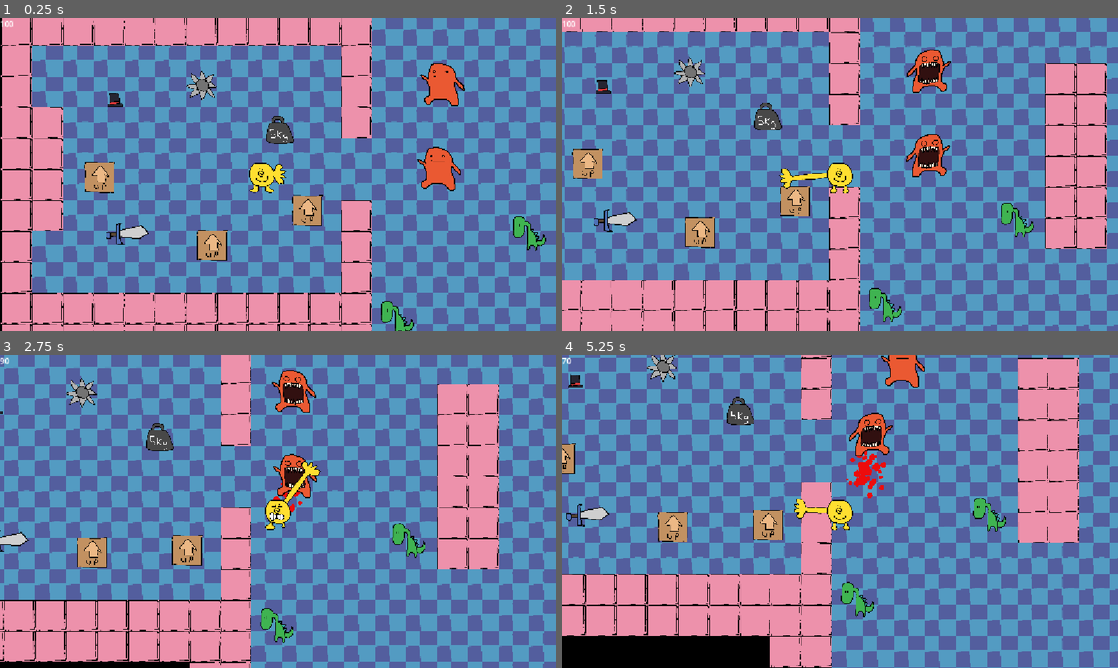
Above: before the commit, frames 1-4 (two rows, left to right).
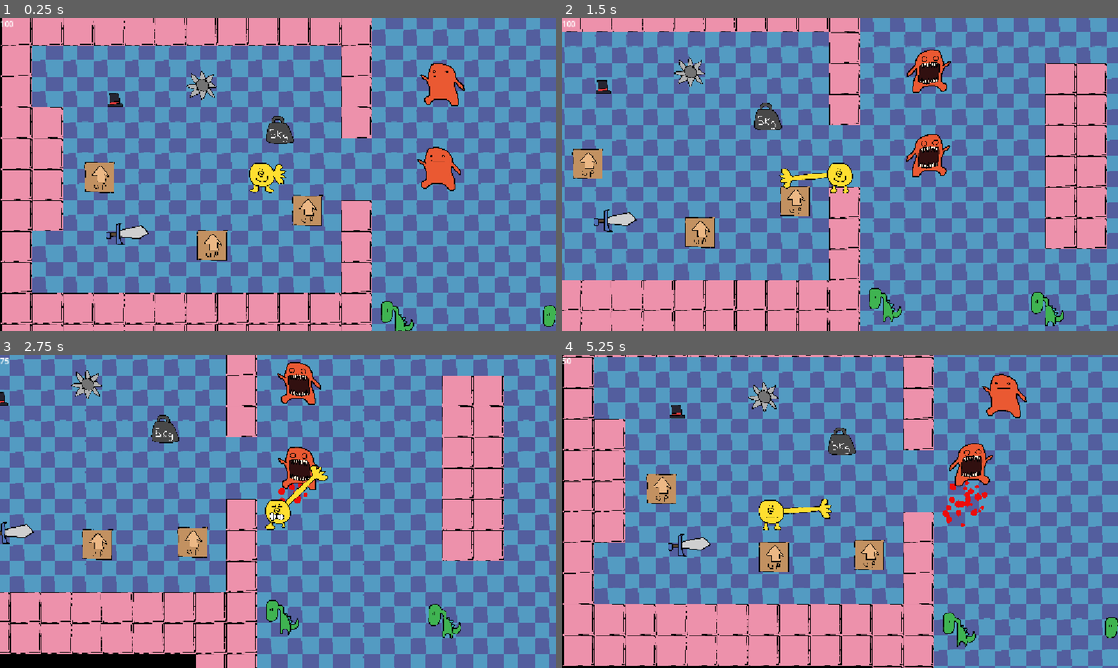
Above: after the commit, the same moments.

Repository: careeoki/yellow-game
Game: Godot game, scene res://levels/test_0.tscn
Same seed, same stepped clock (60 frames per second), same inputs: the game is played once before the commit and once after it.
Inputs (mouse positions are in pixels of both pictures, inside the frame that each line leads up to):
- Up to frame 1 (0.25 s): no input
- Up to frame 2 (1.5 s): tap Enter at 0.5 s; move the mouse to (962, 158) at 0.52 s; hold D (move_right) 0.53-1.28 s; click (962, 158) at 0.6 s; move the mouse to (728, 190) at 1.27 s; hold S (move_down) from 1.28 s (still down); click (728, 190) at 1.35 s
- Up to frame 3 (2.75 s): move the mouse to (333, 442) at 2.02 s; release S (move_down) at 2.03 s; hold D (move_right) from 2.03 s (still down); click (333, 442) at 2.1 s
- Up to frame 4 (5.25 s): move the mouse to (812, 574) at 2.77 s; release D (move_right) at 2.78 s; hold W (move_up) 2.78-3.53 s; click (812, 574) at 2.85 s; move the mouse to (1006, 558) at 3.52 s; hold A (move_left) 3.53-5.03 s; click (1006, 558) at 3.6 s; move the mouse to (673, 464) at 4.27 s; click (673, 464) at 4.35 s; move the mouse to (867, 511) at 5.02 s; hold S (move_down) from 5.03 s (still down); click (867, 511) at 5.1 s

The runs differ from the first frame. In frame 1, 0.5% of the frame differs, in the area x 92-100%, y 63-99%; in frame 2, 0.6%; in frame 3, 50%; in frame 4, 70%, in the area x 0-100%, y 0-100%.

Commit message:
gibs

Diff:
--- a/enemy/monster.tscn
+++ b/enemy/monster.tscn
@@ -250,8 +250,9 @@
 debug_color = Color(0.85776323, 0.35203984, 0.26527506, 0.41960785)
 
 [node name="HurtBox" parent="." unique_id=1365596131 instance=ExtResource("5_fgl01")]
-damage = 10
+damage = 25
 dynamic_knockback = false
+knockback = 1500.0
 
 [node name="CollisionShape2D" type="CollisionShape2D" parent="HurtBox" unique_id=642470824]
 position = Vector2(0, 30)
--- a/gui/dialog/speech_bubble.gd
+++ b/gui/dialog/speech_bubble.gd
@@ -16,7 +16,7 @@
 @onready var dialog: RichTextLabel = $MarginContainer/TextMargins/Dialog
 @onready var margin_container: MarginContainer = $MarginContainer
 @onready var timer: Timer = $Timer
-@onready var audio_stream_player_2d: AudioStreamPlayer2D = $AudioStreamPlayer2D
+@onready var audio_stream_player: AudioStreamPlayer = $AudioStreamPlayer
 @onready var tail_sprite: Sprite2D = $TailSprite
 
 func _ready() -> void:
@@ -72,7 +72,7 @@
 
 func _new_letter_added(l: String) -> void:
 	if not ' !?,.:;"'.contains(l):
-		audio_stream_player_2d.play()
+		audio_stream_player.play()
 	if not '!?,.:;"'.contains(l):
 		start_timer(text_speed)
 	else:
--- a/gui/dialog/speech_bubble.tscn
+++ b/gui/dialog/speech_bubble.tscn
@@ -3,7 +3,7 @@
 [ext_resource type="Script" uid="uid://cjiw4f5hao8ol" path="res://gui/dialog/speech_bubble.gd" id="1_0ei45"]
 [ext_resource type="Texture2D" uid="uid://l2gw7f8s8ipa" path="res://assets/ui/speech_bubble.png" id="2_d6ctv"]
 [ext_resource type="Texture2D" uid="uid://bx6eu6b5bvkbm" path="res://assets/ui/speech_bubble_tail.png" id="3_jtcu2"]
-[ext_resource type="AudioStream" uid="uid://jnlfakd7wel5" path="res://assets/sound/davidsraba-hit-sound.wav" id="4_e4456"]
+[ext_resource type="AudioStream" uid="uid://dffnvjr13u2" path="res://assets/sound/playerhit.mp3" id="4_e4456"]
 
 [node name="SpeechBubble" type="Control" unique_id=1265431834]
 z_index = 5
@@ -59,7 +59,7 @@
 position = Vector2(0, -48)
 texture = ExtResource("3_jtcu2")
 
-[node name="AudioStreamPlayer2D" type="AudioStreamPlayer2D" parent="." unique_id=1227378247]
+[node name="AudioStreamPlayer" type="AudioStreamPlayer" parent="." unique_id=1271999075]
 stream = ExtResource("4_e4456")
 bus = &"Sounds"
 
--- a/gui/player_hud/game_over.gd
+++ b/gui/player_hud/game_over.gd
@@ -3,5 +3,5 @@
 
 func _on_button_pressed() -> void:
 	LevelManager.load_new_level("res://levels/test_0.tscn", "LevelTransition", Vector2(0, 256))
-	PlayerManager.player.update_health(100)
+	PlayerManager.player.revive()
 	hide()
--- a/levels/test_0.tscn
+++ b/levels/test_0.tscn
@@ -56,7 +56,7 @@
 side = 2
 
 [node name="TestNPC" parent="." unique_id=39668024 instance=ExtResource("11_ka8eb")]
-position = Vector2(2841, 560)
+position = Vector2(3094, 1298)
 dialog_text = "You can Eat, a [wave]Burger's[/wave]"
 
 [node name="Hamburger" parent="." unique_id=966205641 instance=ExtResource("12_22mt6")]
@@ -68,3 +68,12 @@
 [node name="TestNPC2" parent="." unique_id=1191112225 instance=ExtResource("11_ka8eb")]
 position = Vector2(1747, 1263)
 dialog_text = "Flip! FLip! Flip thoes burgers! Those burger Dont forget the cheese! Flip those burgers"
+
+[node name="Hamburger3" parent="." unique_id=1928494154 instance=ExtResource("12_22mt6")]
+position = Vector2(2840, 1897)
+
+[node name="Hamburger4" parent="." unique_id=1395758703 instance=ExtResource("12_22mt6")]
+position = Vector2(2663, 2150)
+
+[node name="Hamburger5" parent="." unique_id=723394197 instance=ExtResource("12_22mt6")]
+position = Vector2(2081, 1937)
--- /dev/null
+++ b/objects/gibs/yellow_thing.tscn
@@ -0,0 +1,25 @@
+[gd_scene format=3 uid="uid://q4hs0onjirrj"]
+
+[ext_resource type="PackedScene" uid="uid://c6p3sxv8fttqk" path="res://objects/gibs/yellow_thing/lower_face.tscn" id="1_2xm5t"]
+[ext_resource type="Script" uid="uid://dbwtit1bjttv7" path="res://scripts/gib_exploder.gd" id="1_mn7wd"]
+[ext_resource type="PackedScene" uid="uid://crp57wjx8ywmo" path="res://objects/gibs/yellow_thing/upper_face.tscn" id="2_mn7wd"]
+[ext_resource type="PackedScene" uid="uid://b81mm88mnaest" path="res://objects/gibs/yellow_thing/leg.tscn" id="4_w36f4"]
+[ext_resource type="PackedScene" uid="uid://brblqvnorrx67" path="res://objects/gibs/yellow_thing/right_face.tscn" id="5_da2yf"]
+
+[node name="YellowThingGibs" type="Node2D" unique_id=426854391]
+script = ExtResource("1_mn7wd")
+
+[node name="YellowLowerFace" parent="." unique_id=1763559521 instance=ExtResource("1_2xm5t")]
+position = Vector2(33, 50)
+
+[node name="YellowUpperFace" parent="." unique_id=2097314817 instance=ExtResource("2_mn7wd")]
+position = Vector2(-44, -54)
+
+[node name="YellowLeg" parent="." unique_id=760685927 instance=ExtResource("4_w36f4")]
+position = Vector2(-51, 133)
+
+[node name="YellowLeg2" parent="." unique_id=580983068 instance=ExtResource("4_w36f4")]
+position = Vector2(82, 144)
+
+[node name="YellowRightFace" parent="." unique_id=703001017 instance=ExtResource("5_da2yf")]
+position = Vector2(71, -51)
--- /dev/null
+++ b/objects/gibs/yellow_thing/leg.tscn
@@ -0,0 +1,25 @@
+[gd_scene format=3 uid="uid://b81mm88mnaest"]
+
+[ext_resource type="Script" uid="uid://16pyqxpkcutl" path="res://scripts/grab_object.gd" id="1_qi7t4"]
+[ext_resource type="Texture2D" uid="uid://xwwpkiig4ahe" path="res://assets/yellow_thing/gibs/leg.png" id="2_1m8hi"]
+[ext_resource type="PackedScene" uid="uid://d07abcjacdqp2" path="res://particles/blood_trail.tscn" id="3_bn37l"]
+
+[sub_resource type="CircleShape2D" id="CircleShape2D_w5law"]
+radius = 30.0
+
+[node name="YellowLeg" type="RigidBody2D" unique_id=760685927]
+collision_layer = 4
+collision_mask = 31
+mass = 0.7
+script = ExtResource("1_qi7t4")
+
+[node name="Sprite2D" type="Sprite2D" parent="." unique_id=827266346]
+texture = ExtResource("2_1m8hi")
+
+[node name="CollisionShape2D" type="CollisionShape2D" parent="." unique_id=268885035]
+shape = SubResource("CircleShape2D_w5law")
+
+[node name="HitSound" type="AudioStreamPlayer2D" parent="." unique_id=474298159]
+
+[node name="BloodTrail" parent="." unique_id=428733940 instance=ExtResource("3_bn37l")]
+blood_rate = 0.05
--- /dev/null
+++ b/objects/gibs/yellow_thing/lower_face.tscn
@@ -0,0 +1,24 @@
+[gd_scene format=3 uid="uid://c6p3sxv8fttqk"]
+
+[ext_resource type="Script" uid="uid://16pyqxpkcutl" path="res://scripts/grab_object.gd" id="1_2wese"]
+[ext_resource type="Texture2D" uid="uid://dy0l1ipt85uwf" path="res://assets/yellow_thing/gibs/lower_face.png" id="1_hl7uy"]
+[ext_resource type="PackedScene" uid="uid://d07abcjacdqp2" path="res://particles/blood_trail.tscn" id="3_68eh5"]
+
+[sub_resource type="CircleShape2D" id="CircleShape2D_2wese"]
+radius = 55.71
+
+[node name="YellowLowerFace" type="RigidBody2D" unique_id=1763559521]
+collision_layer = 4
+collision_mask = 31
+mass = 0.7
+script = ExtResource("1_2wese")
+
+[node name="Sprite2D" type="Sprite2D" parent="." unique_id=103293670]
+texture = ExtResource("1_hl7uy")
+
+[node name="CollisionShape2D" type="CollisionShape2D" parent="." unique_id=114246408]
+shape = SubResource("CircleShape2D_2wese")
+
+[node name="HitSound" type="AudioStreamPlayer2D" parent="." unique_id=1498376733]
+
+[node name="BloodTrail" parent="." unique_id=428733940 instance=ExtResource("3_68eh5")]
--- /dev/null
+++ b/objects/gibs/yellow_thing/right_face.tscn
@@ -0,0 +1,24 @@
+[gd_scene format=3 uid="uid://brblqvnorrx67"]
+
+[ext_resource type="Script" uid="uid://16pyqxpkcutl" path="res://scripts/grab_object.gd" id="1_duqli"]
+[ext_resource type="Texture2D" uid="uid://d0xi3xynibh77" path="res://assets/yellow_thing/gibs/right_face.png" id="2_lndc3"]
+[ext_resource type="PackedScene" uid="uid://d07abcjacdqp2" path="res://particles/blood_trail.tscn" id="3_beww2"]
+
+[sub_resource type="CircleShape2D" id="CircleShape2D_0gfh8"]
+radius = 37.0
+
+[node name="YellowRightFace" type="RigidBody2D" unique_id=703001017]
+collision_layer = 4
+collision_mask = 31
+script = ExtResource("1_duqli")
+
+[node name="Sprite2D" type="Sprite2D" parent="." unique_id=419706104]
+texture = ExtResource("2_lndc3")
+
+[node name="CollisionShape2D" type="CollisionShape2D" parent="." unique_id=1128638645]
+shape = SubResource("CircleShape2D_0gfh8")
+
+[node name="HitSound" type="AudioStreamPlayer2D" parent="." unique_id=871696974]
+
+[node name="BloodTrail" parent="." unique_id=428733940 instance=ExtResource("3_beww2")]
+blood_rate = 0.04
--- /dev/null
+++ b/objects/gibs/yellow_thing/upper_face.tscn
@@ -0,0 +1,24 @@
+[gd_scene format=3 uid="uid://crp57wjx8ywmo"]
+
+[ext_resource type="Script" uid="uid://16pyqxpkcutl" path="res://scripts/grab_object.gd" id="1_kyrx0"]
+[ext_resource type="Texture2D" uid="uid://cybb0uhx1s18" path="res://assets/yellow_thing/gibs/upper_face.png" id="1_s0y23"]
+[ext_resource type="PackedScene" uid="uid://d07abcjacdqp2" path="res://particles/blood_trail.tscn" id="3_04ukv"]
+
+[sub_resource type="CircleShape2D" id="CircleShape2D_kyrx0"]
+radius = 64.86
+
+[node name="YellowUpperFace" type="RigidBody2D" unique_id=2097314817]
+collision_layer = 4
+collision_mask = 31
+mass = 0.7
+script = ExtResource("1_kyrx0")
+
+[node name="Sprite2D" type="Sprite2D" parent="." unique_id=1196583672]
+texture = ExtResource("1_s0y23")
+
+[node name="CollisionShape2D" type="CollisionShape2D" parent="." unique_id=1436597594]
+shape = SubResource("CircleShape2D_kyrx0")
+
+[node name="HitSound" type="AudioStreamPlayer2D" parent="." unique_id=390393023]
+
+[node name="BloodTrail" parent="." unique_id=428733940 instance=ExtResource("3_04ukv")]
--- /dev/null
+++ b/particles/blood_drop.tscn
@@ -0,0 +1,8 @@
+[gd_scene format=3 uid="uid://d32nsgu02wbps"]
+
+[ext_resource type="Texture2D" uid="uid://dsu0bi55yuqq3" path="res://assets/particles/blood.png" id="1_x7h0d"]
+
+[node name="BloodDrop" type="Sprite2D" unique_id=1245602636]
+modulate = Color(0.92941177, 0.047058824, 0.047058824, 1)
+z_index = -1
+texture = ExtResource("1_x7h0d")
--- /dev/null
+++ b/particles/blood_trail.tscn
@@ -0,0 +1,12 @@
+[gd_scene format=3 uid="uid://d07abcjacdqp2"]
+
+[ext_resource type="Script" uid="uid://dmja34i1narkr" path="res://particles/scripts/blood_trail.gd" id="1_a0xrl"]
+
+[node name="BloodTrail" type="Node2D" unique_id=428733940]
+script = ExtResource("1_a0xrl")
+
+[node name="Timer" type="Timer" parent="." unique_id=743373717]
+wait_time = 0.030000000000000002
+one_shot = true
+
+[connection signal="timeout" from="Timer" to="." method="_on_timer_timeout"]
--- /dev/null
+++ b/particles/large_blood.tscn
@@ -0,0 +1,31 @@
+[gd_scene format=3 uid="uid://b7nbcij8pr6ev"]
+
+[ext_resource type="Texture2D" uid="uid://dsu0bi55yuqq3" path="res://assets/particles/blood.png" id="1_3gyo6"]
+[ext_resource type="Script" uid="uid://c0p3a0vtpfq27" path="res://particles/scripts/blood.gd" id="2_hisq5"]
+
+[node name="Blood" type="CPUParticles2D" unique_id=250057414]
+z_index = -1
+amount = 24
+texture = ExtResource("1_3gyo6")
+lifetime = 0.3
+speed_scale = 1.2
+explosiveness = 1.0
+direction = Vector2(0, 0)
+spread = 180.0
+gravity = Vector2(0, 0)
+initial_velocity_min = 7.0
+initial_velocity_max = 1000.0
+angle_min = -447.4
+angle_max = 251.7
+scale_amount_min = 0.4
+scale_amount_max = 1.3
+color = Color(0.93, 0.046500012, 0.046500012, 1)
+script = ExtResource("2_hisq5")
+
+[node name="Timer" type="Timer" parent="." unique_id=544503678]
+wait_time = 0.2
+one_shot = true
+autostart = true
+
+[connection signal="finished" from="." to="." method="_on_finished"]
+[connection signal="timeout" from="Timer" to="." method="_on_timer_timeout"]
--- /dev/null
+++ b/particles/scripts/blood_trail.gd
@@ -0,0 +1,21 @@
+extends Node2D
+@export var blood_rate: float = 0.03
+@onready var timer: Timer = $Timer
+
+
+const BLOOD_DROP = preload("res://particles/blood_drop.tscn")
+
+
+func _ready() -> void:
+	timer.wait_time = blood_rate
+	timer.start()
+
+func _on_timer_timeout() -> void:
+	var blood_instance = BLOOD_DROP.instantiate()
+	var rand: float
+	get_tree().current_scene.call_deferred("add_child", blood_instance)
+	blood_instance.global_position = global_position
+	rand = randf_range(0.4, 1.2)
+	blood_instance.scale = Vector2(rand, rand)
+	if get_parent().linear_velocity.length() > 200:
+		timer.start()
--- a/player/player.tscn
+++ b/player/player.tscn
@@ -18,6 +18,7 @@
 [ext_resource type="Script" uid="uid://cndirh3tph4w4" path="res://player/scripts/player_camera.gd" id="12_kb6p2"]
 [ext_resource type="AudioStream" uid="uid://bl0ngyx3vio02" path="res://assets/sound/dspopain.wav" id="13_yllr7"]
 [ext_resource type="AudioStream" uid="uid://g4rl3eeltx2l" path="res://assets/sound/cartoon_eat.wav" id="18_e7oew"]
+[ext_resource type="AudioStream" uid="uid://bkg7mr5lyrc6f" path="res://assets/sound/magnuswaker_gore_impact.wav" id="19_c35mf"]
 
 [sub_resource type="SpriteFrames" id="SpriteFrames_ebec5"]
 animations = [{
@@ -197,6 +198,7 @@
 radius = 55.0
 
 [node name="Player" type="CharacterBody2D" unique_id=1755682843]
+disable_mode = 1
 collision_mask = 22
 motion_mode = 1
 script = ExtResource("1_rkbax")
@@ -293,4 +295,7 @@
 stream = ExtResource("18_e7oew")
 volume_db = -9.5
 
+[node name="DeathSound" type="AudioStreamPlayer2D" parent="." unique_id=865140353]
+stream = ExtResource("19_c35mf")
+
 [connection signal="Damaged" from="HitBox" to="." method="_on_hit_box_damaged"]
--- a/player/scripts/main.gd
+++ b/player/scripts/main.gd
@@ -4,6 +4,7 @@
 
 var max_health: int = 100
 var health: int = 100
+var last_health: int = 100
 var direction : Vector2 = Vector2.ZERO
 
 var knockback: Vector2 = Vector2.ZERO
@@ -13,10 +14,14 @@
 @onready var leg_sprite: AnimatedSprite2D = $LegSprite
 @onready var hurt_sound: AudioStreamPlayer2D = $HurtSound
 @onready var eat_sound: AudioStreamPlayer2D = $EatSound
+@onready var death_sound: AudioStreamPlayer2D = $DeathSound
+
 @onready var hand: PlayerHand = $Hand
 
+var gibs = preload("res://objects/gibs/yellow_thing.tscn")
 var blood = preload("res://particles/blood.tscn")
 var SMALL_BLOOD = preload("res://particles/small_blood.tscn")
+var large_blood = preload("res://particles/large_blood.tscn")
 const move_speed = 1000.0
 const acceleration = 15
 var last_hurt_box: HurtBox = null
@@ -65,39 +70,54 @@
 	if invulnerable:
 		return
 	last_hurt_box = hurt_box
-	if hurt_box.dynamic_knockback:
-		if abs(hurt_box.get_parent().linear_velocity.x) > 200 or abs(hurt_box.get_parent().linear_velocity.y) > 200:
-			if hurt_box.get_parent() != hand.grabbed_object:
-				create_blood()
-				hurt_sound.play()
-				update_health(-hurt_box.damage)
-				var knockback_direction = (hurt_box.global_position - global_position).normalized()
-				var knockback_velocity = (hurt_box.get_parent().linear_velocity.length() * 0.5) + 100
-				apply_knockback(knockback_direction, knockback_velocity, 0.15)
-				print(health)
-	else:
-		create_blood()
-		hurt_sound.play()
-		update_health(-hurt_box.damage)
-		var knockback_direction = (hurt_box.global_position - global_position).normalized()
-		apply_knockback(knockback_direction, hurt_box.knockback, 0.15)
+	update_health(-hurt_box.damage)
 
 func update_health(delta: int):
 	health = clampi(health + delta, 0, max_health)
 	health_changed.emit(health)
 	if health == 0:
 		die()
+	elif health < last_health:
+		take_damage()
+	last_health = health
+
+func take_damage():
+	create_blood()
+	hurt_sound.play()
+	if last_hurt_box.dynamic_knockback:
+		var knockback_direction = (last_hurt_box.global_position - global_position).normalized()
+		var knockback_velocity = (last_hurt_box.get_parent().linear_velocity.length() * 0.5) + 100
+		apply_knockback(knockback_direction, knockback_velocity, 0.15)
+	else:
+		var knockback_direction = (last_hurt_box.global_position - global_position).normalized()
+		apply_knockback(knockback_direction, last_hurt_box.knockback, 0.15)
 
 func die():
 	if hand.grabbed_object:
 		hand.exit_grab()
+	hide()
+	set_collision_layer_value(1, false)
+	hurt_sound.play()
+	death_sound.play()
+	var blood_instance = large_blood.instantiate()
+	get_tree().current_scene.call_deferred("add_child", blood_instance)
+	blood_instance.global_position = global_position
+	var gibs_instance = gibs.instantiate()
+	get_tree().current_scene.call_deferred("add_child", gibs_instance)
+	gibs_instance.global_position = global_position
+
+func revive():
+	await LevelManager.level_loaded
+	update_health(100)
+	set_collision_layer_value(1, true)
+	show()
 
 func create_blood():
 	var blood_instance = blood.instantiate()
+	get_tree().current_scene.call_deferred("add_child", blood_instance)
+	blood_instance.global_position = global_position
 	var small_blood_instance = SMALL_BLOOD.instantiate()
-	get_tree().current_scene.add_child(blood_instance)
-	blood_instance.global_position = global_position
-	get_tree().current_scene.add_child(small_blood_instance)
+	get_tree().current_scene.call_deferred("add_child", small_blood_instance)
 	small_blood_instance.global_position = global_position
 
 func apply_knockback(dir: Vector2, force: float, duration: float) -> void:
--- a/project.godot
+++ b/project.godot
@@ -15,6 +15,10 @@
 config/features=PackedStringArray("4.6", "Mobile")
 config/icon="res://icon.svg"
 
+[audio]
+
+buses/default_bus_layout="uid://caeadec5cvh50"
+
 [autoload]
 
 LevelManager="*uid://dh2pnowcqdmu7"
@@ -29,7 +33,7 @@
 
 [editor]
 
-movie_writer/movie_file="C:/Users/Dean/Videos/yellow10.avi"
+movie_writer/movie_file="C:/Users/Dean/Videos/yellow11.avi"
 movie_writer/fps=30
 version_control/plugin_name="GitPlugin"
 version_control/autoload_on_startup=true
--- /dev/null
+++ b/scripts/gib_exploder.gd
@@ -0,0 +1,8 @@
+extends Node2D
+
+func _ready() -> void:
+	for c in get_children():
+		var random: Vector2
+		random.x = randf_range(-6000, 6000)
+		random.y = randf_range(-6000, 6000)
+		c.apply_impulse(random)
Not shown, added: assets/sound/magnuswaker_gore_impact.wav.import
Binary file added: assets/yellow_thing/gibs/leg.png
Not shown, added: assets/yellow_thing/gibs/leg.png.import
Binary file added: assets/yellow_thing/gibs/lower_face.png
Not shown, added: assets/yellow_thing/gibs/lower_face.png.import
Binary file added: assets/yellow_thing/gibs/right_face.png
Not shown, added: assets/yellow_thing/gibs/right_face.png.import
Binary file added: assets/yellow_thing/gibs/upper_face.png
Not shown, added: assets/yellow_thing/gibs/upper_face.png.import
Not shown, added: particles/scripts/blood_trail.gd.uid
Not shown, added: scripts/gib_exploder.gd.uid
Not shown, added: assets/sound/magnuswaker_gore_impact.wav
